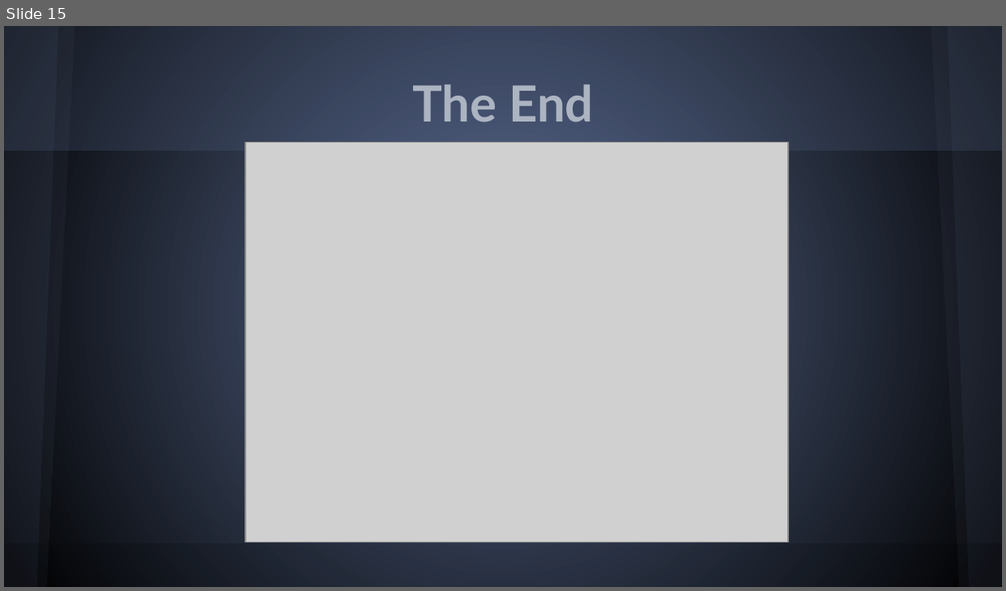
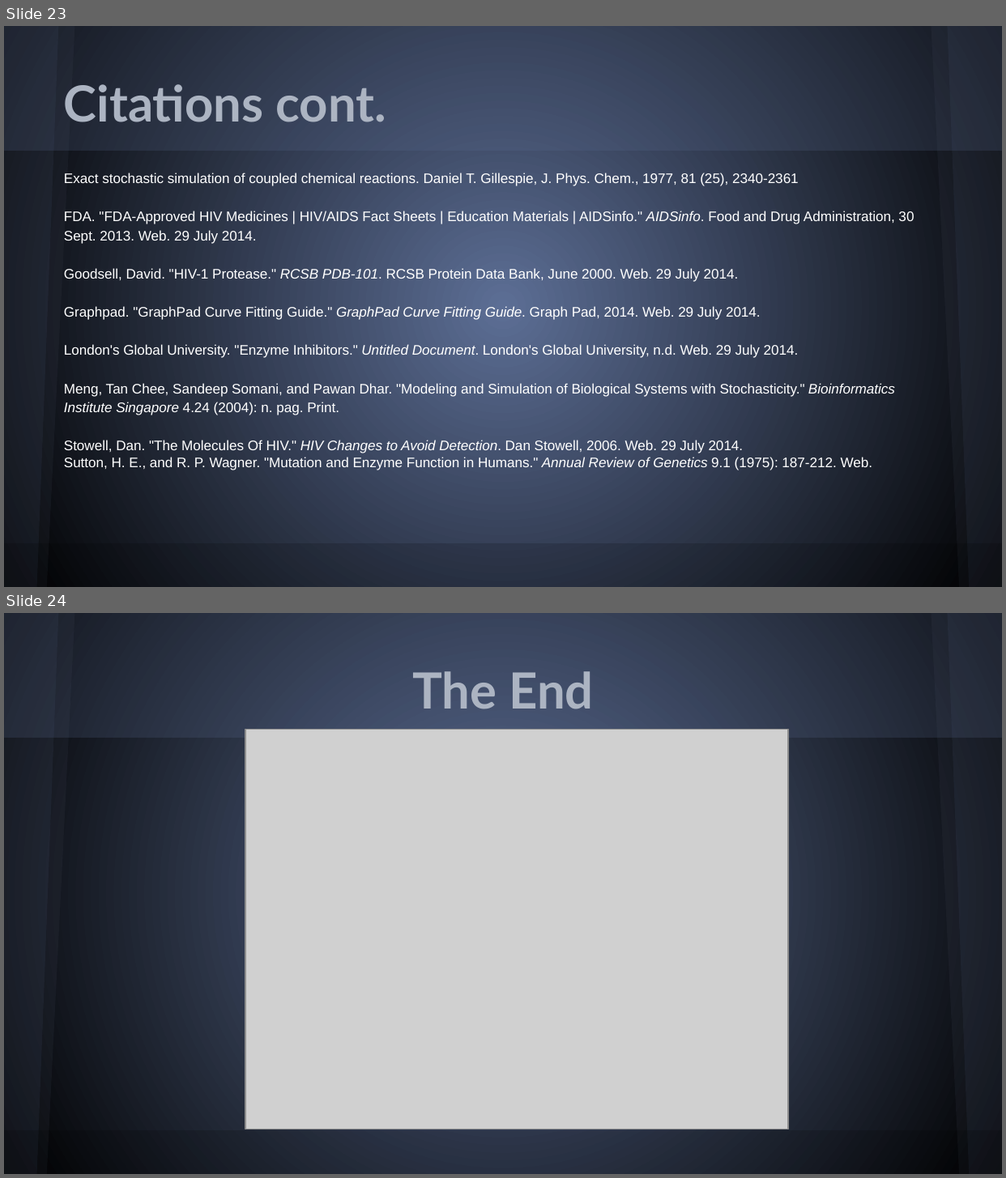
Before and after one commit to PGSSCompBio14/Stochastic-Simulator-Project, a slide deck: powerpoint/BOSSppt.pptx. Shown one above the other, each under a label of ours: slide 15 before the commit, slides 23 and 24 after it. The pictures are 1006x591 and 1006x1178 pixels, drawn with LibreOffice and Linux fonts; fonts in the diff are those of the drawing; grey boxes stand for pictures. Boxes give left, top, right and bottom in pixels: in the first picture for what was removed or moved away, otherwise in the second. Text is boxed around its words. In the diff, an @@ line names an element or a change of style, - is before the commit and + after.

```diff
--- a/powerpoint/BOSSppt.pptx
+++ b/powerpoint/BOSSppt.pptx
@@ slide 23 added at (4, 26, 1002, 587), background gradient #5C6E95 to #000000; not listed: 6 template elements that a slide beside it also shows @@
@@ title added at (64, 84, 386, 122), 36 pt, text #ACB4C2, bold @@
+Citations cont.
@@ text added at (64, 173, 914, 471), 10 pt, text #FFFFFF @@
+Exact stochastic simulation of coupled chemical reactions. Daniel T. Gillespie, J. Phys. Chem., 1977, 81 (25), 2340-2361
+FDA. "FDA-Approved HIV Medicines | HIV/AIDS Fact Sheets | Education Materials | AIDSinfo." AIDSinfo. Food and Drug Administration, 30 Sept. 2013. Web. 29 July 2014.
+Goodsell, David. "HIV-1 Protease." RCSB PDB-101. RCSB Protein Data Bank, June 2000. Web. 29 July 2014.
+Graphpad. "GraphPad Curve Fitting Guide." GraphPad Curve Fitting Guide. Graph Pad, 2014. Web. 29 July 2014.
+London's Global University. "Enzyme Inhibitors." Untitled Document. London's Global University, n.d. Web. 29 July 2014.
+Meng, Tan Chee, Sandeep Somani, and Pawan Dhar. "Modeling and Simulation of Biological Systems with Stochasticity." Bioinformatics Institute Singapore 4.24 (2004): n. pag. Print.
+Stowell, Dan. "The Molecules Of HIV." HIV Changes to Avoid Detection. Dan Stowell, 2006. Web. 29 July 2014.
+Sutton, H. E., and R. P. Wagner. "Mutation and Enzyme Function in Humans." Annual Review of Genetics 9.1 (1975): 187-212. Web.
@@ what was slide 15 is now slide 24 @@
```
Also in this commit, not shown: 7 slides changed, 15 other slides added, 7 slides removed.
